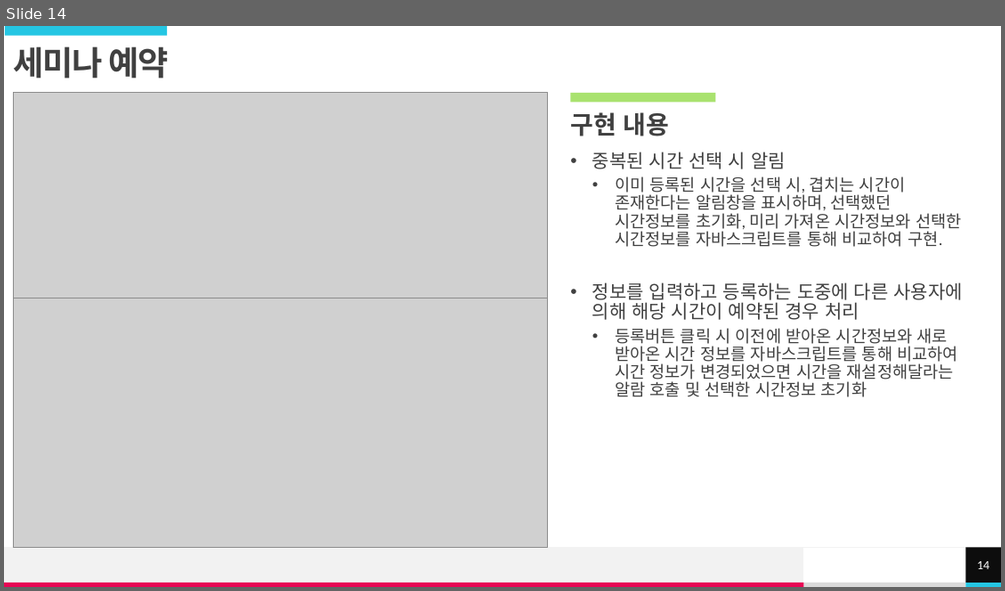
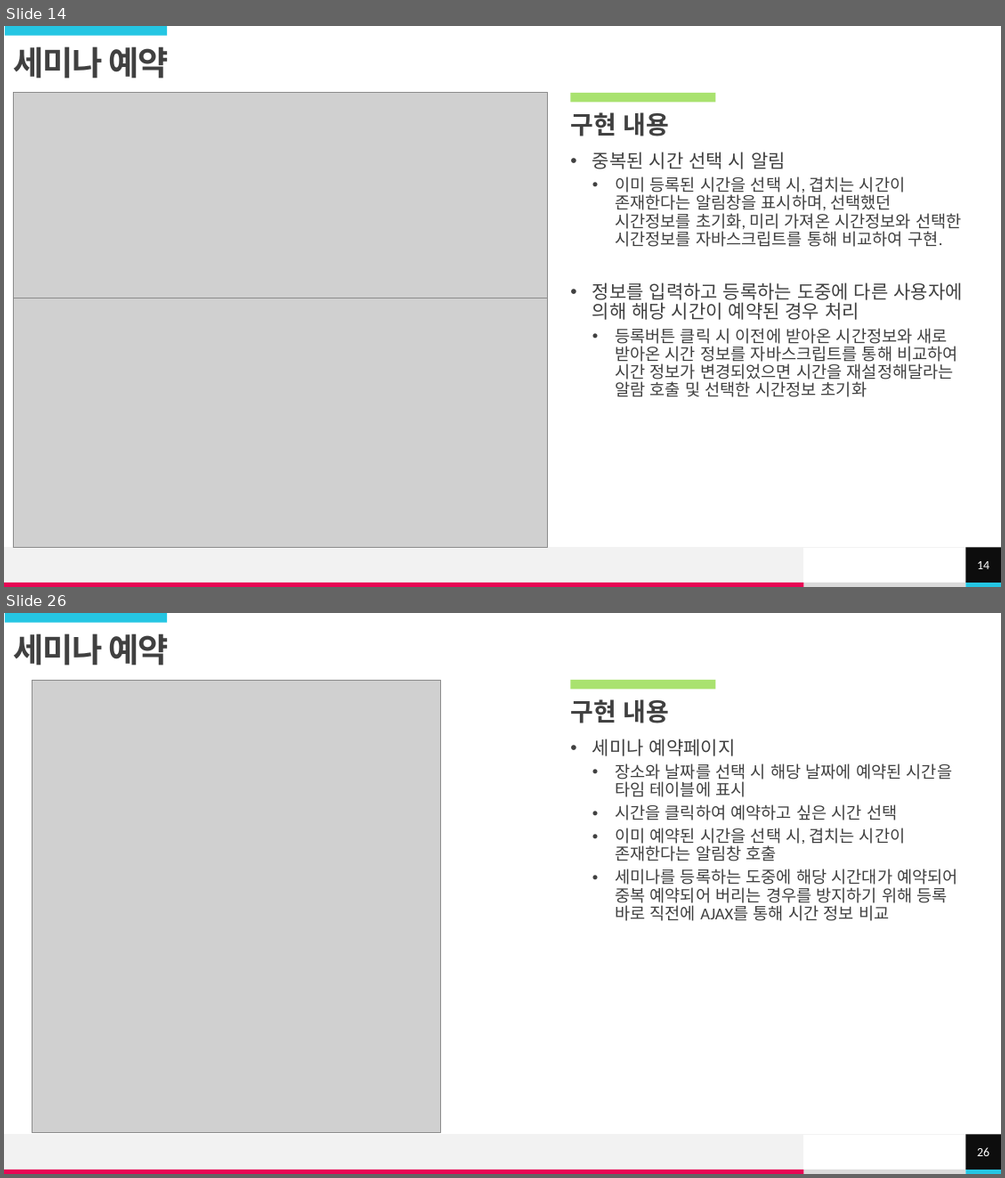
Before and after one commit to hhsw07/ezen-academy-projects, a slide deck: 이형준/my/E-zone.pptx. Shown one above the other, each under a label of ours: slide 14 before the commit, slides 14 and 26 after it; the slides between them are not shown. The pictures are 1005x591 and 1005x1178 pixels, drawn with LibreOffice and Linux fonts; fonts in the diff are those of the drawing; grey boxes stand for pictures. Boxes give left, top, right and bottom in pixels: in the first picture for what was removed or moved away, otherwise in the second. Text is boxed around its words. In the diff, an @@ line names an element or a change of style, - is before the commit and + after.

```diff
--- a/이형준/my/E-zone.pptx
+++ b/이형준/my/E-zone.pptx
@@ slide 26 added at box(4, 613, 1001, 1174), background #FFFFFF; not listed: 5 template elements that a slide beside it also shows @@
@@ rectangle added at box(5, 613, 167, 623), fill #25C6E3 @@
@@ title added at box(14, 633, 168, 666), 32 pt, text #404040, bold @@
+세미나 예약
@@ picture added at box(32, 680, 441, 1133) @@
@@ rectangle added at box(571, 680, 716, 690), fill #A9E26F @@
@@ text added at box(570, 699, 670, 723), 24 pt, text #404040, bold @@
+구현 내용
@@ text added at box(592, 738, 958, 921), 16 pt, text #404040 @@
+• 세미나 예약페이지
+  • 장소와 날짜를 선택 시 해당 날짜에 예약된 시간을 타임 테이블에 표시
+  • 시간을 클릭하여 예약하고 싶은 시간 선택
+  • 이미 예약된 시간을 선택 시, 겹치는 시간이 존재한다는 알림창 호출
+  • 세미나를 등록하는 도중에 해당 시간대가 예약되어 중복 예약되어 버리는 경우를 방지하기 위해 등록 바로 직전에 AJAX를 통해 시간 정보 비교
@@ page number added at box(966, 1135, 1001, 1169), fill #0D0D0D, 12 pt, text #FFFFFF @@
+26
```
Also in this commit, not shown: 1 slide changed, 13 other slides added, 1 other file.
